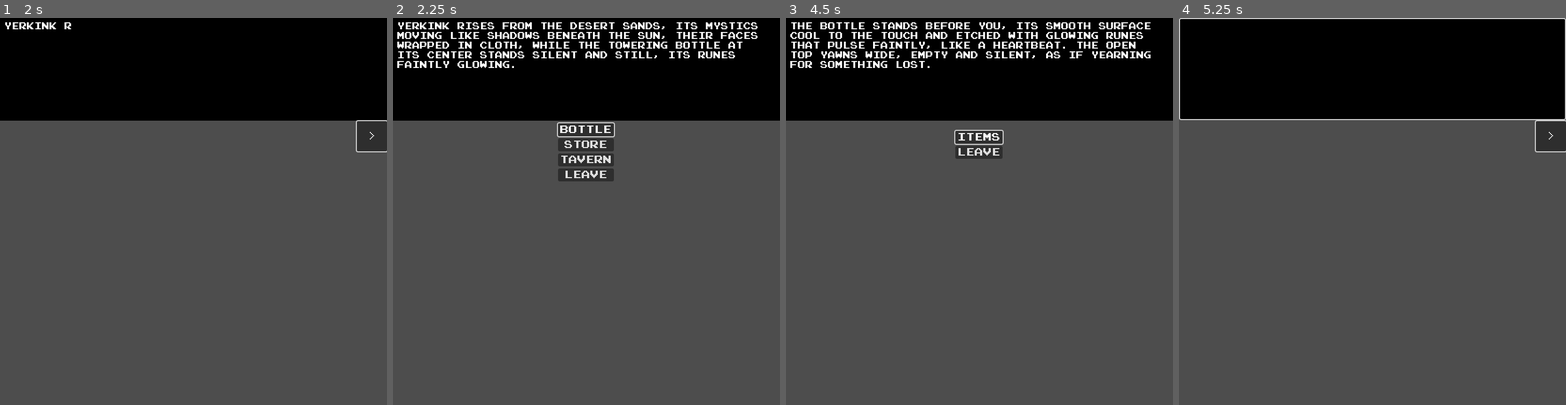
Above: before the commit, frames 1-4 (left to right).
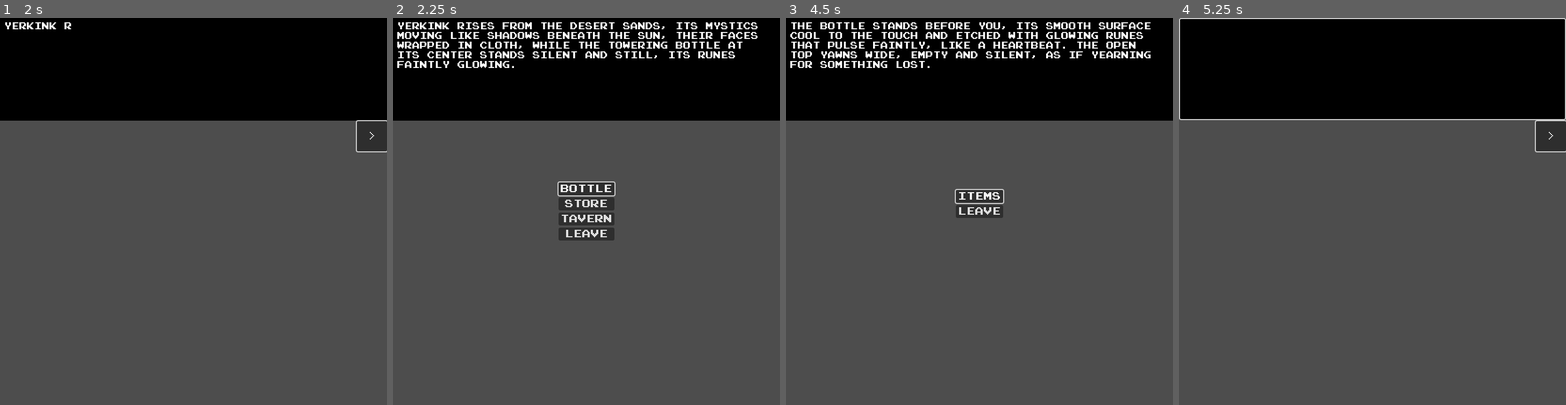
Above: after the commit, the same moments.

Repository: rodriguezric/vesequella
Game: Godot game, scene res://title.tscn
The game is run twice, just before and just after one commit, with the same random seed, the same clock (stepped at 60 frames per second) and the same inputs.
Inputs (mouse positions are in pixels of both pictures, inside the frame that each line leads up to):
- Up to frame 1 (2 s): click "START" at 0.5 s; click ">" at 1.25 s
- Up to frame 2 (2.25 s): click ">" at 2 s
- Up to frame 3 (4.5 s): click "BOTTLE" at 2.75 s; click ">" at 3.5 s; tap Enter at 4.25, 4.35 s; move the mouse to (1064, 192) at 4.27 s; click (1064, 192) at 4.42 s
- Up to frame 4 (5.25 s): click "ITEMS" at 5 s

Frame 1 is identical in both runs. In frame 2, 4.0% of the frame differs, in the area x 42-58%, y 26-58%; in frame 3, 1.8%; in frame 4, nothing differs.

Commit message:
70-fix-menu-when-large-amount-of-choices

Diff:
--- a/game.gd
+++ b/game.gd
@@ -803,7 +803,7 @@
                 while true:
                     menu_idx = await IO.menu(["TALK", "ITEM", "CANCEL"])
                     if menu_idx == 0:
-                        if switches.yerkink_rope_restored:
+                        if not switches.yerkink_rope_restored:
                             text = aman_one_liners_before.pick_random()
                         else:
                             text = aman_one_liners_after.pick_random()
--- a/io.tscn
+++ b/io.tscn
@@ -108,17 +108,16 @@
 text = ">"
 
 [node name="VMenu" type="VBoxContainer" parent="."]
-visible = false
 layout_mode = 1
 anchors_preset = 8
 anchor_left = 0.5
 anchor_top = 0.5
 anchor_right = 0.5
 anchor_bottom = 0.5
-offset_left = -45.0
-offset_top = -150.0
-offset_right = 43.0
-offset_bottom = -70.0
+offset_left = -44.0
+offset_top = -40.0
+offset_right = 44.0
+offset_bottom = 40.0
 grow_horizontal = 2
 grow_vertical = 2
 script = ExtResource("3_yj6my")
@@ -156,14 +155,17 @@
 [node name="LineEditContainer" type="HBoxContainer" parent="."]
 visible = false
 layout_mode = 1
-anchors_preset = 5
+anchors_preset = 8
 anchor_left = 0.5
+anchor_top = 0.5
 anchor_right = 0.5
+anchor_bottom = 0.5
 offset_left = -160.0
-offset_top = 269.0
+offset_top = -12.0
 offset_right = 160.0
-offset_bottom = 293.0
-grow_horizontal = 2
+offset_bottom = 12.0
+grow_horizontal = 2
+grow_vertical = 2
 
 [node name="LineEdit" type="LineEdit" parent="LineEditContainer"]
 layout_mode = 2
@@ -189,7 +191,6 @@
 mouse_filter = 2
 
 [node name="CenterContainer" type="CenterContainer" parent="VBoxContainer"]
-visible = false
 layout_mode = 2
 size_flags_vertical = 3
 mouse_filter = 2
